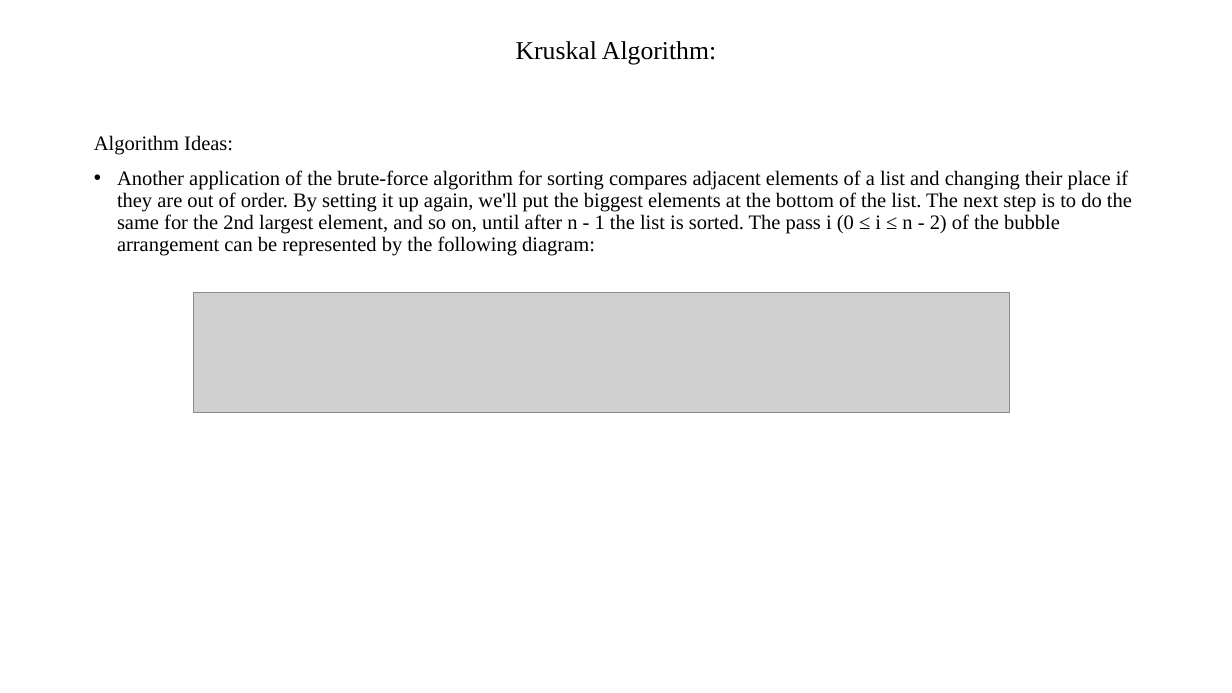
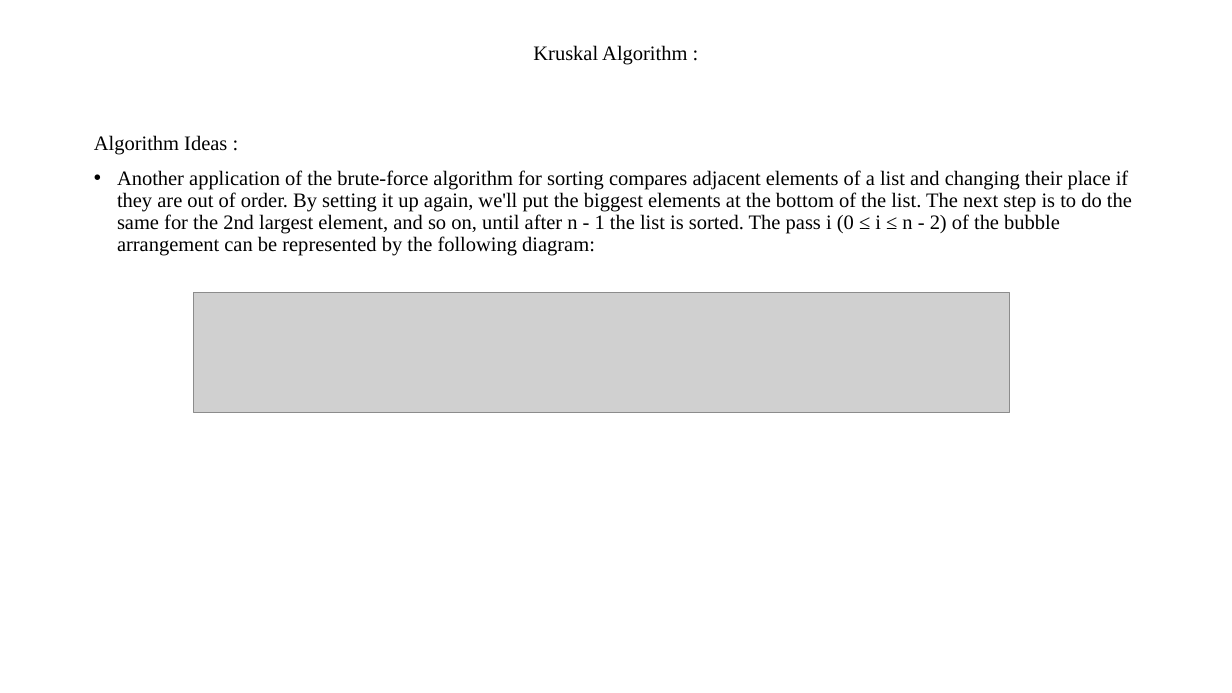
Before and after one commit to nqcccccc/designAndAlgorithm, a slide deck: slide 21 of bestone/BLANC.pptx. Drawn at 1232x693 pixels with LibreOffice and Linux fonts; fonts in the diff are those of the drawing; grey boxes stand for pictures. Boxes give left, top, right and bottom in pixels: in the first picture for what was removed or moved away, otherwise in the second. Text is boxed around its words. In the diff, an @@ line names an element or a change of style, - is before the commit and + after.

```diff
--- a/bestone/BLANC.pptx
+++ b/bestone/BLANC.pptx
@@ title at (533,45,687,65): text changed; size 20 to 16 pt @@
-Kruskal Algorithm:
+Kruskal Algorithm :
@@ text at (94,135,227,155): spaces changed @@
-Algorithm Ideas:
+Algorithm Ideas :
```
Also in this commit, not shown: 33 other slides changed.
